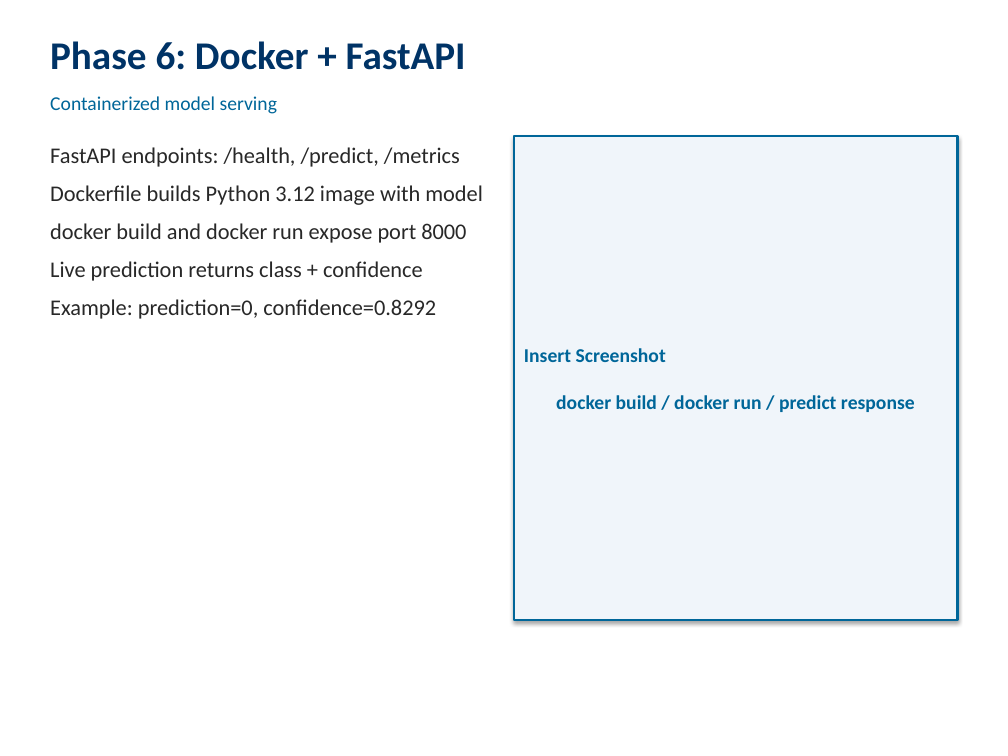
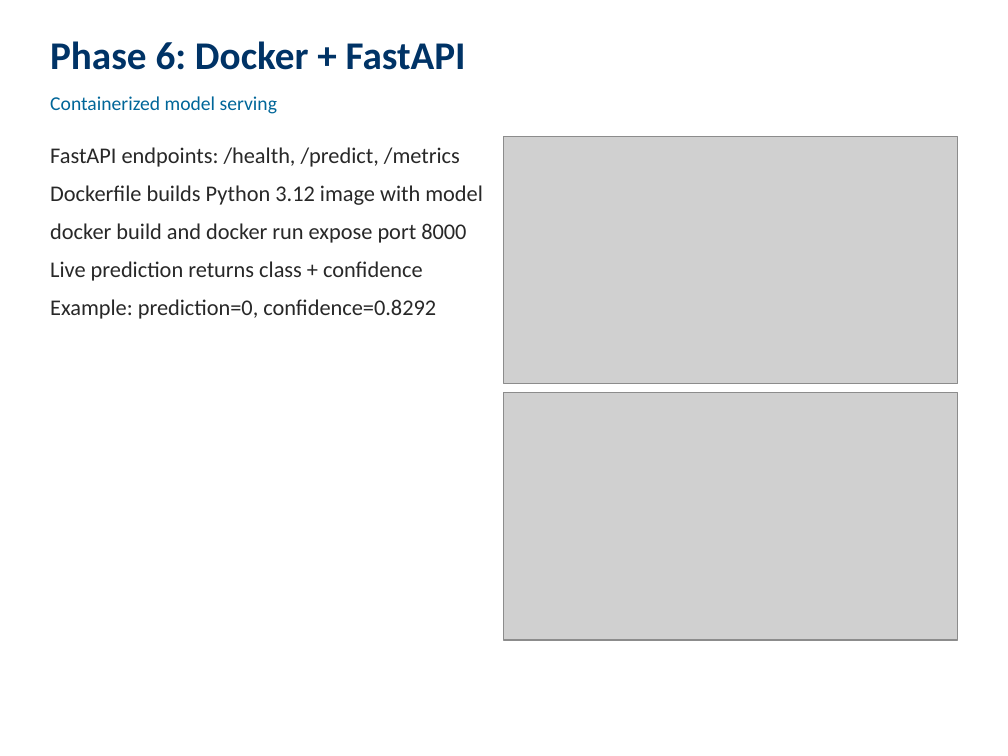
Before and after one commit to srimannarayanbharadwaj/MLOps-Assignment, a slide deck: slide 10 of report/VIDEO_PRESENTATION.pptx. Drawn at 1008x756 pixels with LibreOffice and Linux fonts; fonts in the diff are those of the drawing; grey boxes stand for pictures. Boxes give left, top, right and bottom in pixels: in the first picture for what was removed or moved away, otherwise in the second. Text is boxed around its words. In the diff, an @@ line names an element or a change of style, - is before the commit and + after.

```diff
--- a/report/VIDEO_PRESENTATION.pptx
+++ b/report/VIDEO_PRESENTATION.pptx
@@ picture added at (504, 136, 958, 384) @@
@@ rectangle removed at (514, 136, 958, 620) @@
-Insert Screenshot
-docker build / docker run / predict response
@@ picture added at (504, 392, 958, 640) @@
```
Also in this commit, not shown: 10 other slides changed, 2 other files.
